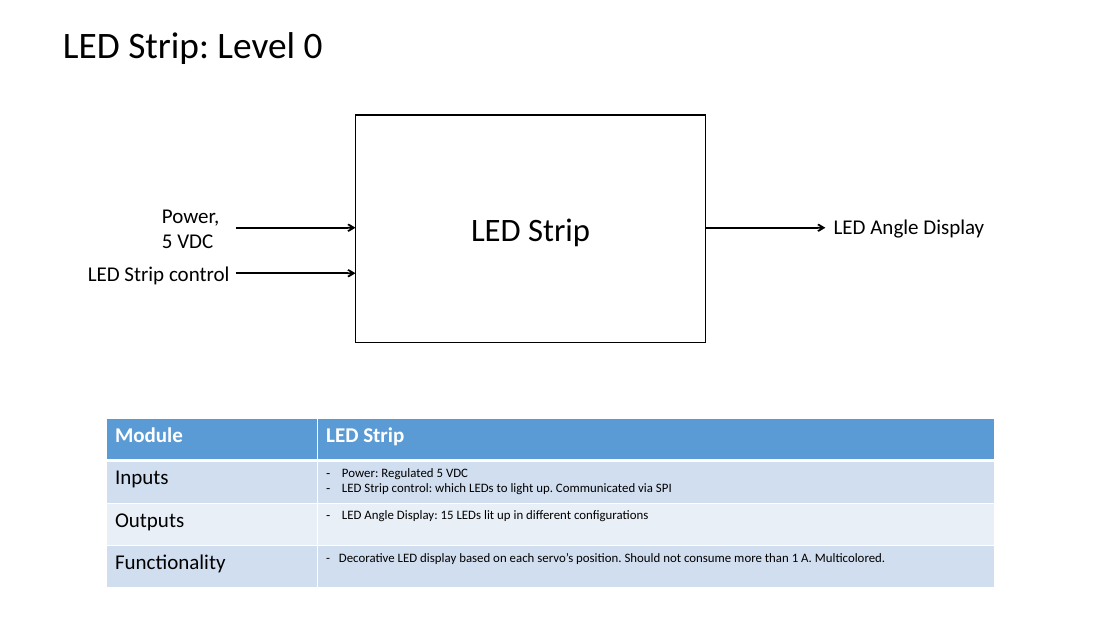
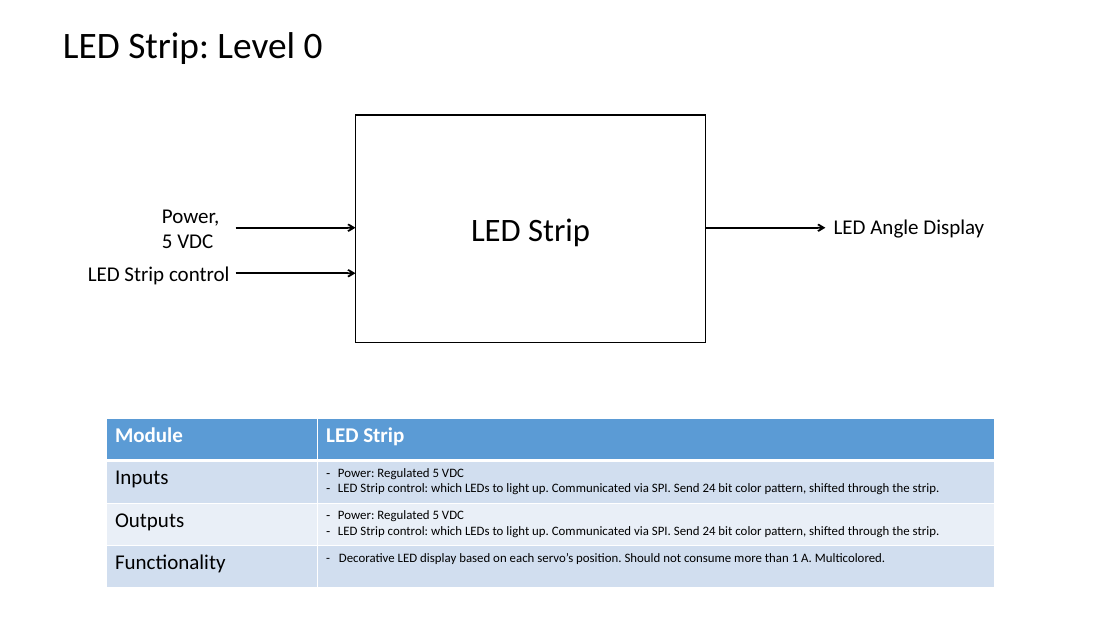
Before and after one commit to hsean/ECE-411-Practicum, a slide deck: slide 12 of Block Diagram/HW5_BlockDiagrams.pptx. Drawn at 1120x630 pixels with LibreOffice and Linux fonts; fonts in the diff are those of the drawing. Boxes give left, top, right and bottom in pixels: in the first picture for what was removed or moved away, otherwise in the second. Text is boxed around its words. In the diff, an @@ line names an element or a change of style, - is before the commit and + after.

```diff
--- a/Block Diagram/HW5_BlockDiagrams.pptx
+++ b/Block Diagram/HW5_BlockDiagrams.pptx
@@ table at (107, 418, 995, 588) @@
-row 2, column 2: Power: Regulated 5 VDC / LED Strip control: which LEDs to light up. Communicated via SPI
+row 2, column 2: Power: Regulated 5 VDC / LED Strip control: which LEDs to light up. Communicated via SPI. Send 24 bit color pattern, shifted through the strip.
-row 3, column 2: LED Angle Display: 15 LEDs lit up in different configurations
+row 3, column 2: Power: Regulated 5 VDC / LED Strip control: which LEDs to light up. Communicated via SPI. Send 24 bit color pattern, shifted through the strip.
```
Also in this commit, not shown: 10 other slides changed, 1 other file.
